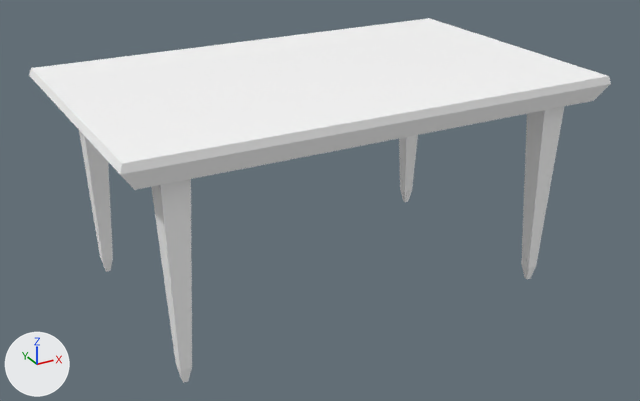
The glTF model public/models/furn_table.glb, before and after one commit.
Before and after are seen from a camera (50 mm lens) standing at (-1.53, -2.81, 1.36) and looking at (0.0, -0.04, -0.02). The axes (+X, +Y, +Z) are drawn at lower left. The lights are the same throughout. The picture after the commit comes second. Where no turn or scale is listed for an object, it has been applied to the vertices. Vertices at exactly the same position are counted once.

The first picture shows 'tavolo1'.
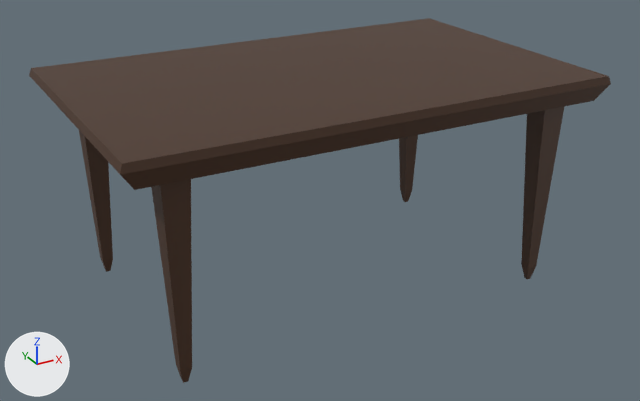
What changed in the scene script:
```text
Add img_tavolo1:
    img_tavolo1 = load_image('tavolo1', '_unpacked/tavolo1', 512, 512, 'sRGB')
Change mat_tavolo1:
    remove n2 = _N.new('ShaderNodeVertexColor'); n2.name = 'Color Attribute'
    add n3 = _N.new('ShaderNodeTexImage'); n3.name = 'Image Texture'
    add n3.image = img_tavolo1
    where n0 = _N.new('ShaderNodeBsdfPrincipled'); n0.name = 'Principled BSDF'
    remove _L.new(n2.outputs[0], n0.inputs[0])  # 'Color' to 'Base Color'
    add _L.new(n3.outputs[0], n0.inputs[0])  # 'Color' to 'Base Color'
Change me_cube_004:
    where me_cube_004.from_pydata(...)  # 60 vertices, 82 faces; spans x -0.92..0.92, y -0.57..0.57, z -0.42..0.42
    used by ob_tavolo1; location = (0.0, 0.0, 0.055)
    me_cube_004 part 1: vertex colours changed
```

Location of each change, [x1, y1, x2, y2] in pixels of the pictures (640 x 401 px):
'tavolo1', surface changed, recoloured (white to brown): [29, 18, 611, 383] in both
